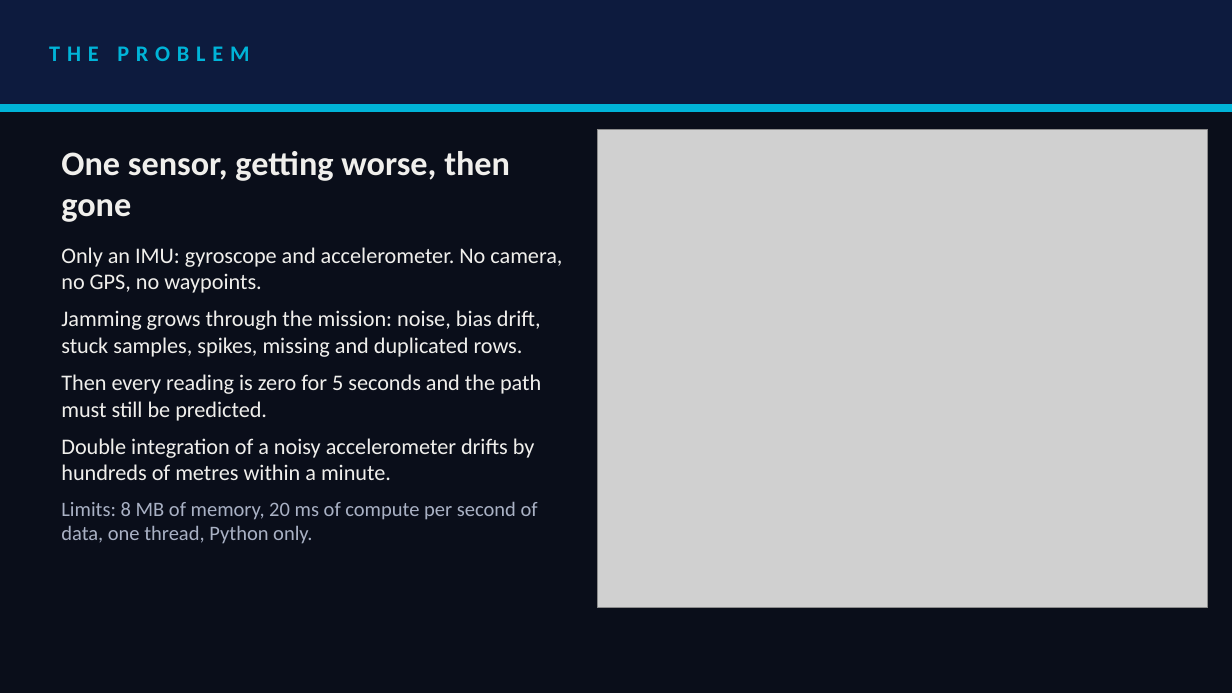
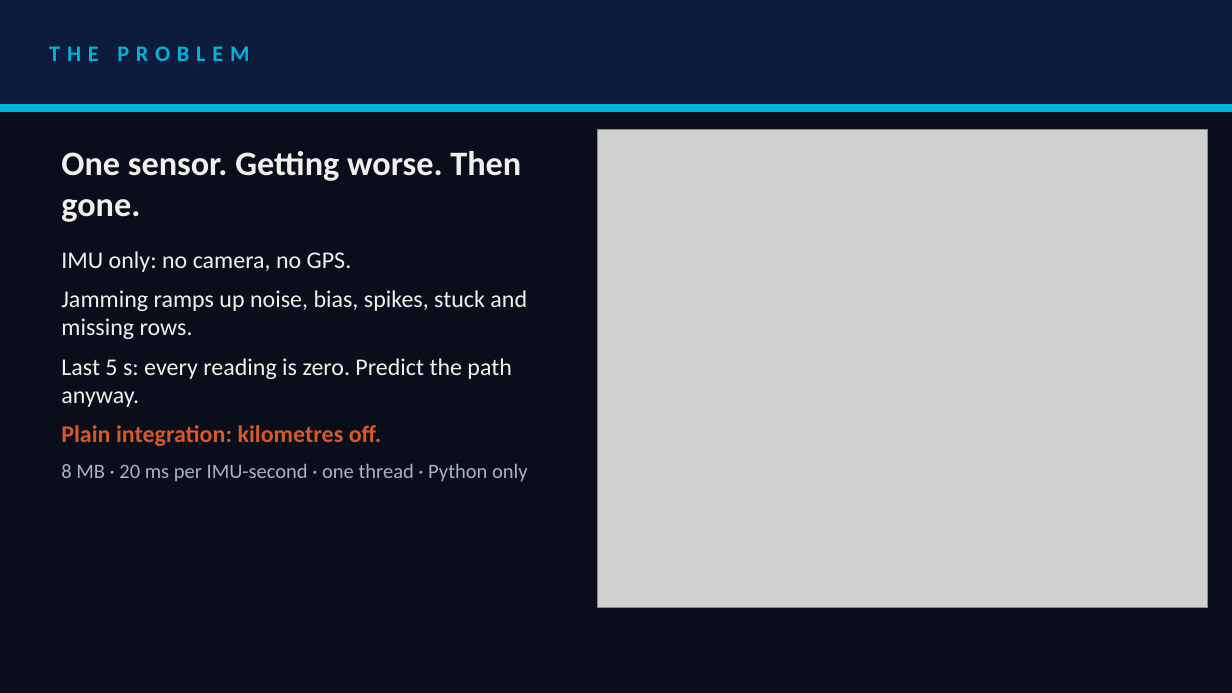
Before and after one commit to akshat333-debug/Ghost-Track, a slide deck: slide 2 of presentation/VITVellore_ZeroDrift.pptx. Drawn at 1232x693 pixels with LibreOffice and Linux fonts; fonts in the diff are those of the drawing; grey boxes stand for pictures. Boxes give left, top, right and bottom in pixels: in the first picture for what was removed or moved away, otherwise in the second. Text is boxed around its words. In the diff, an @@ line names an element or a change of style, - is before the commit and + after.

```diff
--- a/presentation/VITVellore_ZeroDrift.pptx
+++ b/presentation/VITVellore_ZeroDrift.pptx
@@ text at box(61, 151, 528, 482): text changed; size 13 to 14 pt @@
-One sensor, getting worse, then gone
-Only an IMU: gyroscope and accelerometer. No camera, no GPS, no waypoints.
-Jamming grows through the mission: noise, bias drift, stuck samples, spikes, missing and duplicated rows.
-Then every reading is zero for 5 seconds and the path must still be predicted.
-Double integration of a noisy accelerometer drifts by hundreds of metres within a minute.
-Limits: 8 MB of memory, 20 ms of compute per second of data, one thread, Python only.
+One sensor. Getting worse. Then gone.
+IMU only: no camera, no GPS.
+Jamming ramps up noise, bias, spikes, stuck and missing rows.
+Last 5 s: every reading is zero. Predict the path anyway.
+Plain integration: kilometres off.
+8 MB · 20 ms per IMU-second · one thread · Python only
```
Also in this commit, not shown: 6 other slides changed, 1 slide added, 1 slide removed, 13 other files.
